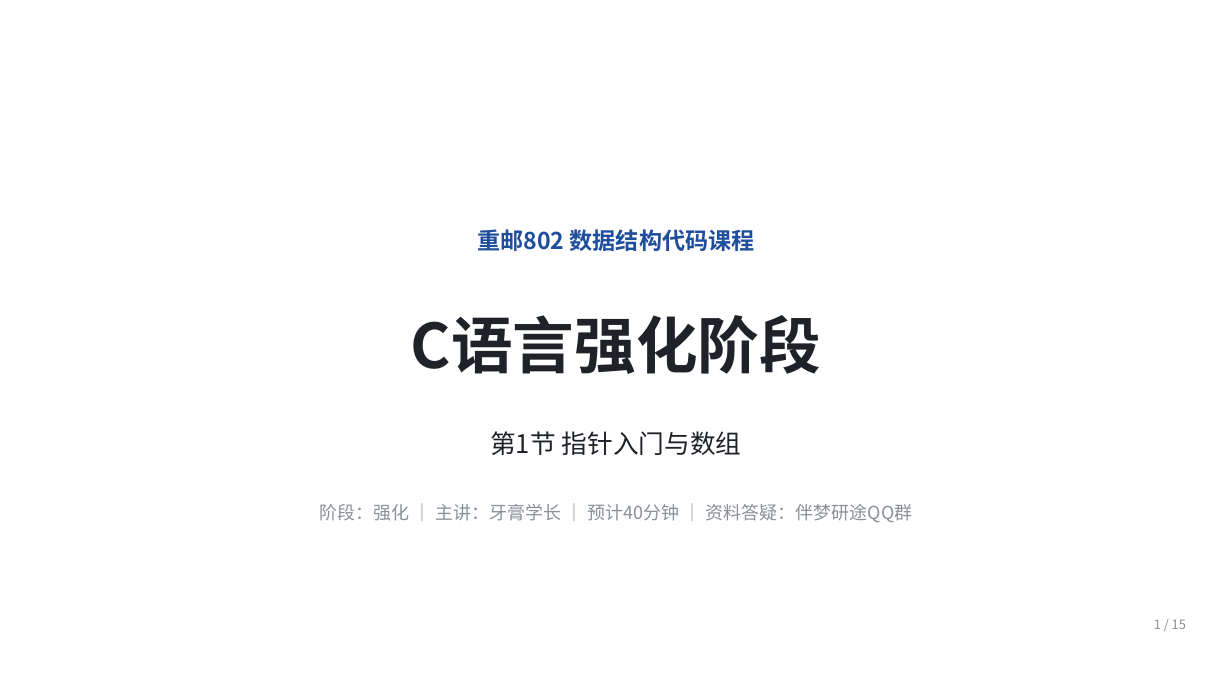
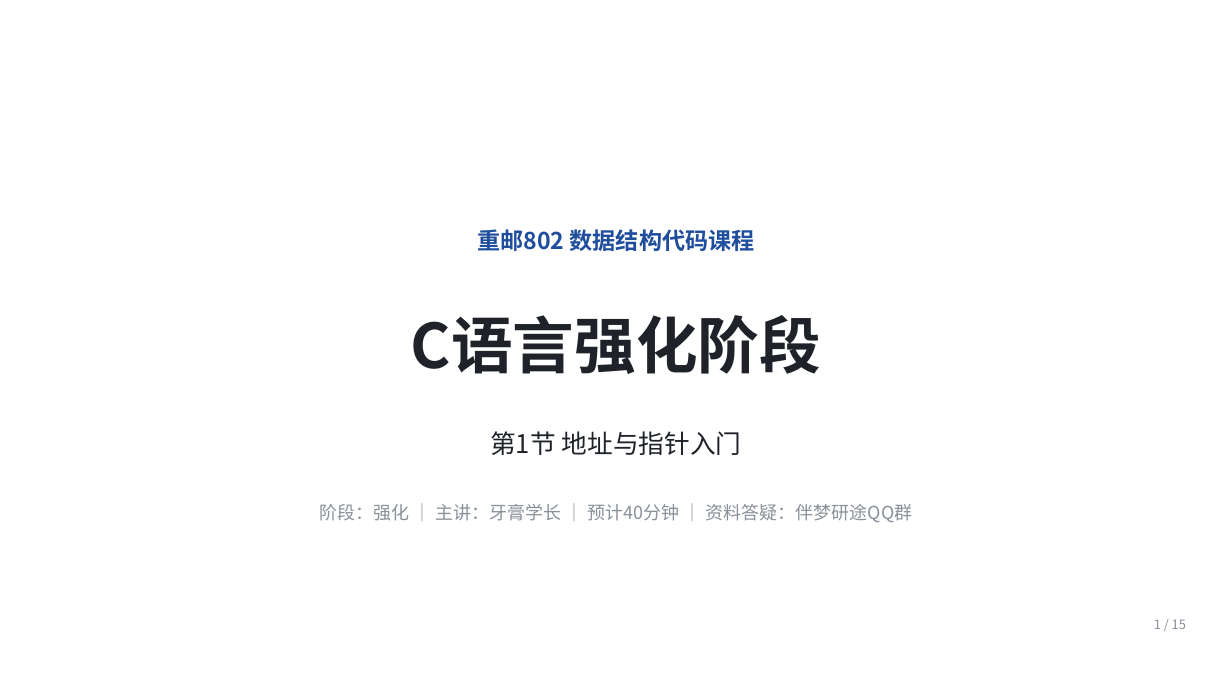
Before and after one commit to Ctrl1CandV/SpecialtyCourses, a slide deck: slide 1 of 课件/C1/C1-B-01/C1-B-01.pptx. Drawn at 1232x693 pixels with LibreOffice and Linux fonts; fonts in the diff are those of the drawing; background and template pictures are left out. Boxes give left, top, right and bottom in pixels: in the first picture for what was removed or moved away, otherwise in the second. Text is boxed around its words. In the diff, an @@ line names an element or a change of style, - is before the commit and + after.

```diff
--- a/课件/C1/C1-B-01/C1-B-01.pptx
+++ b/课件/C1/C1-B-01/C1-B-01.pptx
@@ text at [490, 431, 742, 455]: text changed @@
-第1节 指针入门与数组
+第1节 地址与指针入门
```
Also in this commit, not shown: 9 other slides changed, 4 slides added, 4 slides removed, 29 other files.
